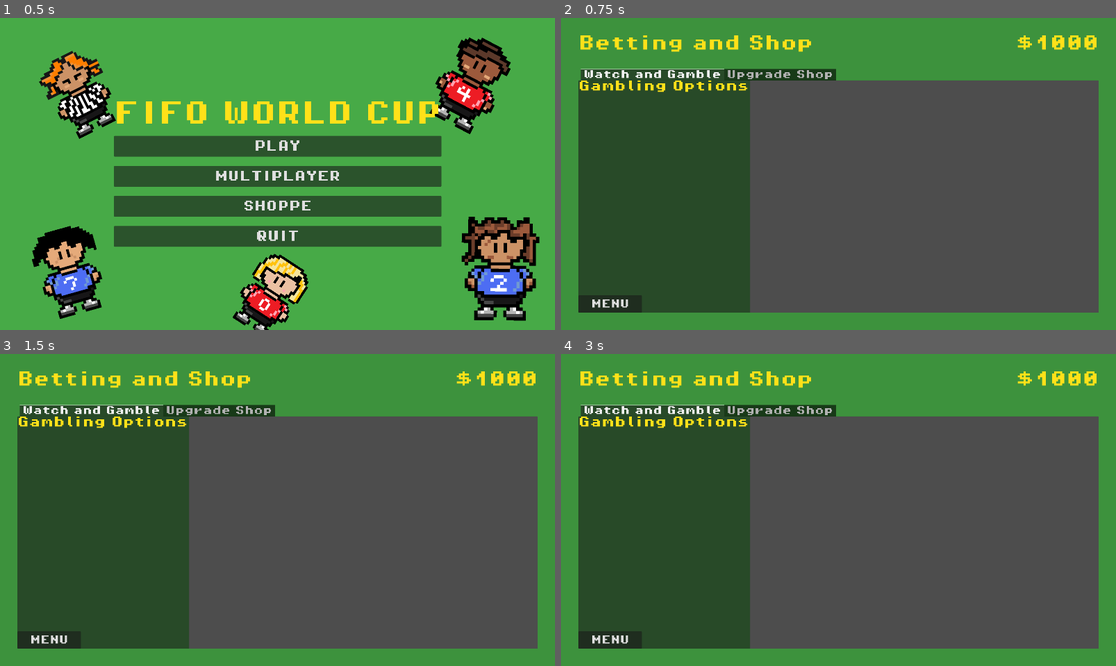
Above: before the commit, frames 1-4 (two rows, left to right).
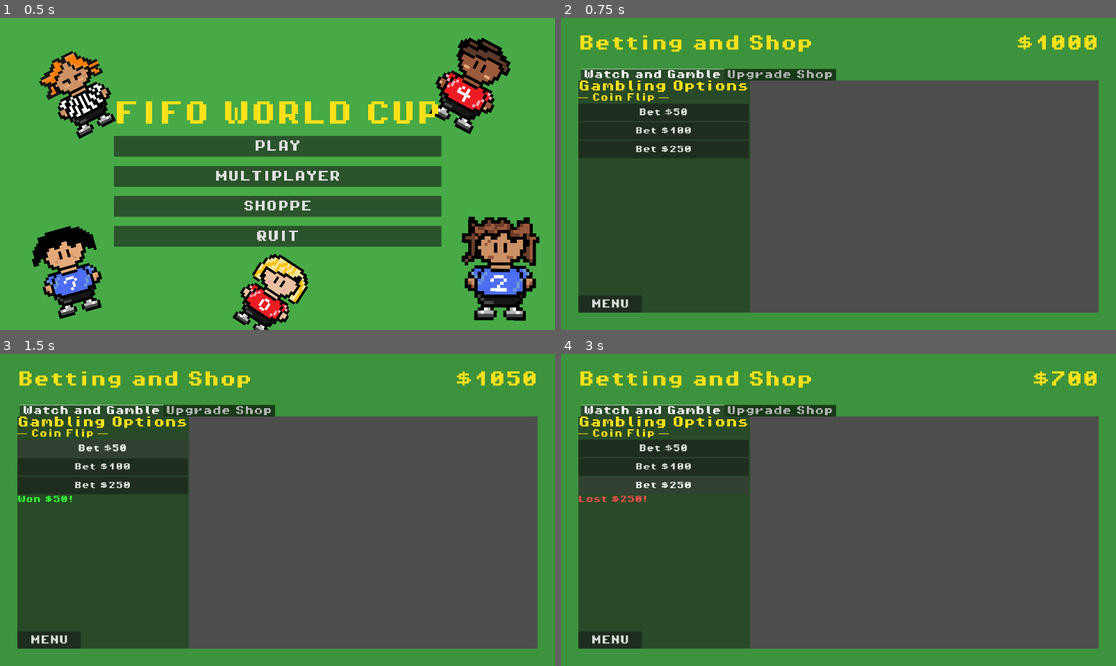
Above: after the commit, the same moments.

Repository: SeanK27/fifo-world-cup
Game: Godot game, scene res://scenes/main_menu.tscn
Two runs of this game, one before a commit and one after it. Both use one fixed random seed, a clock stepped at 60 frames per second and the inputs below.
Inputs (mouse positions are in pixels of both pictures, inside the frame that each line leads up to):
- Up to frame 1 (0.5 s): no input
- Up to frame 2 (0.75 s): click "SHOPPE" at 0.5 s
- Up to frame 3 (1.5 s): click (99, 447) at 1.25 s, where only the run after the commit has a clickable "Bet $50"
- Up to frame 4 (3 s): click (660, 466) at 2 s, where only the run after the commit has a clickable "Bet $100"; click (660, 485) at 2.75 s, where only the run after the commit has a clickable "Bet $250"

Frame 1 is identical in both runs. In frame 2, 5.1% of the frame differs, in the area x 3-34%, y 24-45%; in frame 3, 3.7%; in frame 4, 3.9%.

Commit message:
Currency addition with silly coinflip placeholder

Diff:
--- a/scripts/betting.gd
+++ b/scripts/betting.gd
@@ -1,16 +1,111 @@
 extends Control
 
+const STARTING_CURRENCY := 1000
+const PIXEL_FONT = preload("res://assets/fonts/PixelOperator8-Bold.ttf")
+
+# Prices per upgrade category (index 0 = Level 1, 1 = Level 2, 2 = Level 3)
+const SHOP_PRICES := {"Speed":   [100, 300, 600], "Damage":  [100, 300, 600], "Stamina": [100, 300, 600],
+}
+
+const GAMBLE_AMOUNTS := [50, 100, 250]
+
 @onready var spectate_viewport: SubViewport = $"MarginContainer/VBoxContainer/Tab Switcher/Watch and Gamble/HBoxContainer/SpectateContainer/Spectate"
+@onready var currency_label: Label = $"MarginContainer/VBoxContainer/Bet Menu Title/Label2"
+@onready var gambling_options: VBoxContainer = $"MarginContainer/VBoxContainer/Tab Switcher/Watch and Gamble/HBoxContainer/Gambling Options"
+@onready var shop_player_upgrades: HBoxContainer = $"MarginContainer/VBoxContainer/Tab Switcher/Upgrade Shop/Player vs Other Upgrades/Player Upgrades"
+
+var result_label: Label
 
 func _ready() -> void:
+	NetworkManager.spectator_currency = STARTING_CURRENCY
+	_update_currency_display()
 	$MenuButton.pressed.connect(_on_menu_pressed)
+	_setup_gambling_ui()
+	_setup_shop_buttons()
 	if NetworkManager.is_spectator:
 		_setup_spectator_view()
+
+# Currency helpers
+
+func _update_currency_display() -> void:
+	currency_label.text = "$%d" % NetworkManager.spectator_currency
+
+func _try_spend(amount: int) -> bool:
+	if NetworkManager.spectator_currency < amount:
+		_show_result("Not enough money!", Color(1.0, 0.4, 0.4, 1))
+		return false
+	NetworkManager.spectator_currency -= amount
+	_update_currency_display()
+	return true
+
+func _show_result(message: String, color: Color = Color.WHITE) -> void:
+	if result_label:
+		result_label.text = message
+		result_label.add_theme_color_override("font_color", color)
+
+# Gambling
+
+func _setup_gambling_ui() -> void:
+	var header := Label.new()
+	header.text = "── Coin Flip ──"
+	header.add_theme_font_override("font", PIXEL_FONT)
+	header.add_theme_font_size_override("font_size", 28)
+	header.add_theme_color_override("font_color", Color(1, 0.88, 0.1, 1))
+	gambling_options.add_child(header)
+
+	for amount: int in GAMBLE_AMOUNTS:
+		var btn := Button.new()
+		btn.text = "Bet $%d" % amount
+		btn.custom_minimum_size = Vector2(180, 60)
+		btn.add_theme_font_override("font", PIXEL_FONT)
+		btn.add_theme_font_size_override("font_size", 26)
+		btn.pressed.connect(_on_gamble_pressed.bind(amount))
+		gambling_options.add_child(btn)
+
+	result_label = Label.new()
+	result_label.autowrap_mode = TextServer.AUTOWRAP_WORD_SMART
+	result_label.custom_minimum_size = Vector2(180, 0)
+	result_label.add_theme_font_override("font", PIXEL_FONT)
+	result_label.add_theme_font_size_override("font_size", 26)
+	result_label.add_theme_color_override("font_color", Color.WHITE)
+	gambling_options.add_child(result_label)
+
+func _on_gamble_pressed(amount: int) -> void:
+	if not _try_spend(amount):
+		return
+	if randi() % 2 == 0:
+		NetworkManager.spectator_currency += amount * 2
+		_show_result("Won $%d!" % amount, Color(0.2, 1.0, 0.2, 1))
+	else:
+		_show_result("Lost $%d!" % amount, Color(1.0, 0.3, 0.3, 1))
+	_update_currency_display()
+
+# Shop
+
+func _setup_shop_buttons() -> void:
+	for category: String in SHOP_PRICES.keys():
+		var category_node := shop_player_upgrades.get_node(category)
+		var prices: Array = SHOP_PRICES[category]
+		for i in range(prices.size()):
+			var level := i + 1
+			var price: int = prices[i]
+			var btn: Button = category_node.get_node("Level %d" % level)
+			btn.text = "Lv%d  $%d" % [level, price]
+			btn.pressed.connect(_on_shop_pressed.bind(category, level, price, btn))
+
+func _on_shop_pressed(category: String, level: int, price: int, btn: Button) -> void:
+	if not _try_spend(price):
+		return
+	btn.disabled = true
+	btn.text = "Lv%d ✓" % level
+	_show_result("Bought %s Lv%d!" % [category, level], Color(0.2, 1.0, 0.2, 1))
+	# TODO: tell server to apply the upgrad to the playr
+
+# ── Spectator view ────────────────────────────────────────────────────────────
 
 func _setup_spectator_view() -> void:
 	var soccer_scene = load("res://scenes/soccer.tscn").instantiate()
 	spectate_viewport.add_child(soccer_scene)
-	# Player1's follow-camera would scroll away; use the static overview camera instead #
 	soccer_scene.get_node("Player1/Camera2D").enabled = false
 	soccer_scene.get_node("Camera2D").make_current()
 	NetworkManager.spectator_state_updated.connect(_on_spectator_state_updated)
--- a/scripts/network_manager.gd
+++ b/scripts/network_manager.gd
@@ -13,6 +13,7 @@
 var player2_peer_id: int = 0   # server stores P2's peer ID separately from spectator
 var spectator_peer_id: int = 0
 var is_spectator: bool = false  # local flag set before joining as spectator
+var spectator_currency: int = 1000  # resets each time the betting scene loads
 
 func host_game() -> void:
 	var peer = ENetMultiplayerPeer.new()
